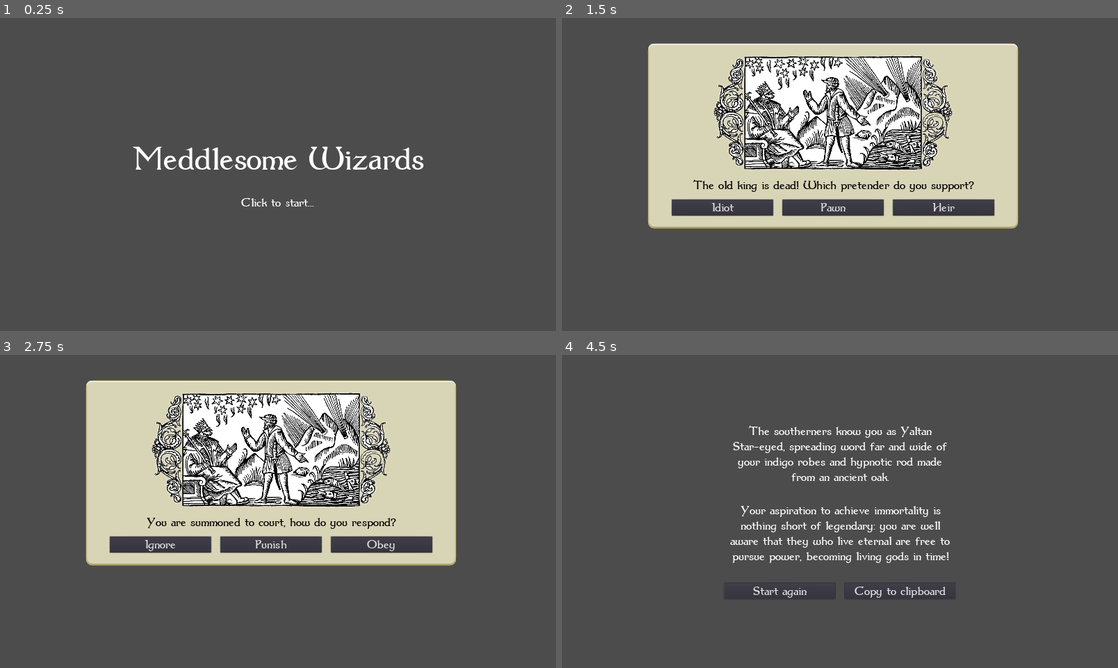
Above: before the commit, frames 1-4 (two rows, left to right).
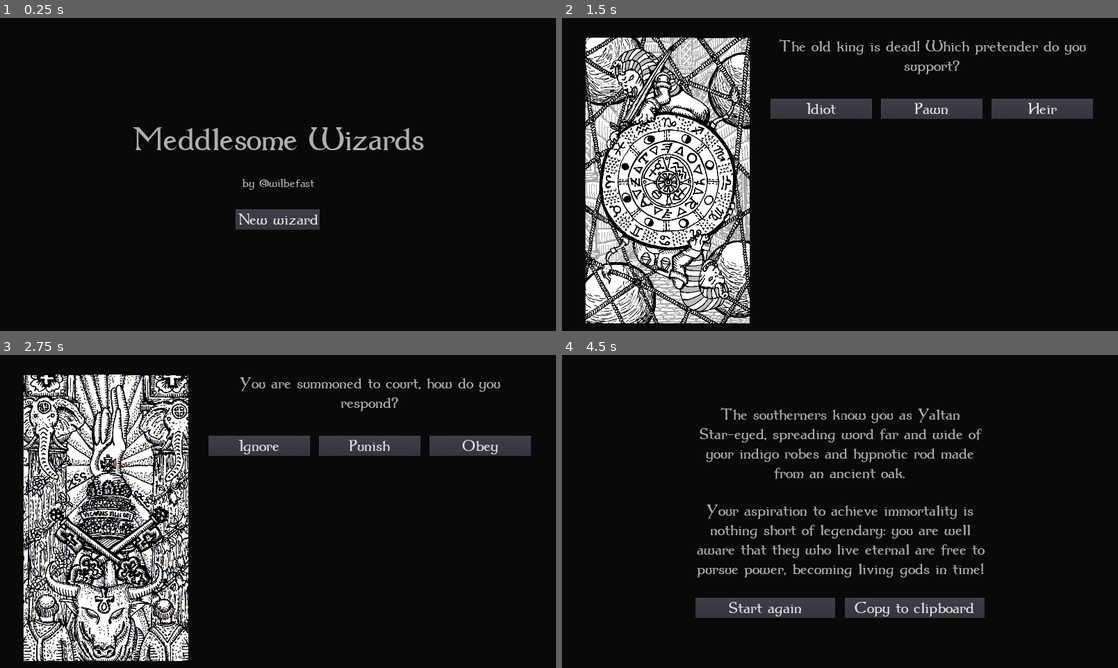
Above: after the commit, the same moments.

Repository: wilbefast/MeddlesomeMages
Game: Godot game, scene res://scenes/Main.tscn
Two runs of this game, one before a commit and one after it. Both use one fixed random seed, a clock stepped at 60 frames per second and the inputs below.
Inputs (mouse positions are in pixels of both pictures, inside the frame that each line leads up to):
- Up to frame 1 (0.25 s): no input
- Up to frame 2 (1.5 s): click (840, 218) at 0.5 s, where only the run after the commit has a clickable "New wizard"; click "Intriguing" at 1.25 s
- Up to frame 3 (2.75 s): click "Idiot" at 2 s
- Up to frame 4 (4.5 s): click "Ignore" at 2.75 s; click "Fortress" at 3.5 s; click "Avoid" at 4.25 s

The runs differ from the first frame. In frame 1, 99% of the frame differs, in the area x 0-100%, y 0-100%; in frame 2, 95%; in frame 3, 95%; in frame 4, 96%.

Commit message:
images for each dilemma

Diff:
--- a/GodotProject/project.godot
+++ b/GodotProject/project.godot
@@ -26,9 +26,11 @@
 
 [application]
 
-config/name="MeddlesomeWizard"
+config/name="Meddlesome Wizards"
 run/main_scene="res://scenes/Main.tscn"
+boot_splash/bg_color=Color( 0.0392157, 0.0392157, 0.0392157, 1 )
 config/icon="res://icon.png"
+boot_splash/default_clear_color=Color( 0.0392157, 0.0392157, 0.0392157, 1 )
 
 [autoload]
 
@@ -45,4 +47,5 @@
 
 [rendering]
 
+environment/default_clear_color=Color( 0.0392157, 0.0392157, 0.0392157, 1 )
 environment/default_environment="res://default_env.tres"
--- a/GodotProject/resources/Database.gd
+++ b/GodotProject/resources/Database.gd
@@ -256,7 +256,7 @@
 		]
 	}),
 	DilemmaData.new({
-		"image" : "tarot_08.jpg",
+		"image" : "tarot_01.jpg",
 		"question" : "What sort of familiar keeps you company?",
 		"options" : [
 			OptionData.new({
--- a/GodotProject/resources/DilemmaData.gd
+++ b/GodotProject/resources/DilemmaData.gd
@@ -4,7 +4,10 @@
 
 var question
 var options
+var image
 
 func _init(args):
 	question = args["question"]
 	options = args["options"]
+	image = "res://images/" + args["image"]
+	print(image)
--- a/GodotProject/scenes/AttributeModifierLabel.tscn
+++ b/GodotProject/scenes/AttributeModifierLabel.tscn
@@ -3,7 +3,7 @@
 [ext_resource path="res://fonts/dum1.ttf" type="DynamicFontData" id=1]
 
 [sub_resource type="DynamicFont" id=1]
-size = 48
+size = 64
 font_data = ExtResource( 1 )
 
 [node name="AttributeModifierLabel" type="Label"]
@@ -11,7 +11,7 @@
 margin_bottom = 50.0
 rect_min_size = Vector2( 1000, 0 )
 custom_fonts/font = SubResource( 1 )
-custom_colors/font_color = Color( 0, 0, 0, 1 )
+custom_colors/font_color = Color( 0.686275, 0.686275, 0.686275, 1 )
 text = "+X Dolorem"
 valign = 1
 autowrap = true
--- a/GodotProject/scenes/Dilemma.tscn
+++ b/GodotProject/scenes/Dilemma.tscn
@@ -1,107 +1,99 @@
-[gd_scene load_steps=7 format=2]
+[gd_scene load_steps=6 format=2]
 
-[ext_resource path="res://images/9patch.png" type="Texture" id=1]
 [ext_resource path="res://fonts/dum1.ttf" type="DynamicFontData" id=2]
-[ext_resource path="res://images/dilemma.png" type="Texture" id=3]
+[ext_resource path="res://images/tarot_01.jpg" type="Texture" id=3]
 [ext_resource path="res://scripts/Dilemma.gd" type="Script" id=4]
 [ext_resource path="res://scenes/OptionTooltip.tscn" type="PackedScene" id=6]
 
 [sub_resource type="DynamicFont" id=1]
-size = 48
+size = 64
 font_data = ExtResource( 2 )
 
 [node name="Dilemma" type="Control"]
-anchor_left = 0.5
-anchor_right = 0.5
-margin_left = -23.5452
-margin_top = 87.0902
-margin_right = -23.5452
-margin_bottom = 87.0902
+anchor_right = 1.0
+anchor_bottom = 1.0
 script = ExtResource( 4 )
 __meta__ = {
 "_edit_group_": true,
 "_edit_use_anchors_": false
 }
-question_label = NodePath("MarginContainer/VBoxContainer/CenterContainer/VBoxContainer/QuestionLabel")
-option_container = NodePath("MarginContainer/VBoxContainer/CenterContainer/VBoxContainer/OptionContainer")
-option_tooltip = NodePath("MarginContainer/VBoxContainer/OptionTooltip")
+question_label = NodePath("MarginContainer/HBoxContainer/MarginContainer/VBoxContainer/QuestionLabel")
+illustration = NodePath("MarginContainer/HBoxContainer/Illustration")
+option_container = NodePath("MarginContainer/HBoxContainer/MarginContainer/VBoxContainer/OptionContainer")
+option_tooltip = NodePath("MarginContainer/HBoxContainer/MarginContainer/VBoxContainer/OptionTooltip")
 
 [node name="MarginContainer" type="MarginContainer" parent="."]
-anchor_left = 0.5
-anchor_right = 0.5
-margin_left = -640.0
-margin_right = 640.0
-margin_bottom = 672.0
+anchor_right = 1.0
+anchor_bottom = 1.0
+size_flags_horizontal = 3
+size_flags_vertical = 3
+custom_constants/margin_right = 64
+custom_constants/margin_top = 64
+custom_constants/margin_left = 64
+custom_constants/margin_bottom = 64
 __meta__ = {
 "_edit_use_anchors_": false
 }
 
-[node name="VBoxContainer" type="VBoxContainer" parent="MarginContainer"]
-margin_right = 1280.0
-margin_bottom = 672.0
-custom_constants/separation = 32
+[node name="HBoxContainer" type="HBoxContainer" parent="MarginContainer"]
+margin_left = 64.0
+margin_top = 64.0
+margin_right = 1856.0
+margin_bottom = 1016.0
+size_flags_horizontal = 3
+custom_constants/separation = 24
 
-[node name="CenterContainer" type="CenterContainer" parent="MarginContainer/VBoxContainer"]
-margin_right = 1280.0
-margin_bottom = 640.0
-__meta__ = {
-"_edit_use_anchors_": false
-}
-
-[node name="NinePatchRect" type="NinePatchRect" parent="MarginContainer/VBoxContainer/CenterContainer"]
-margin_right = 1280.0
-margin_bottom = 640.0
-rect_min_size = Vector2( 1280, 640 )
-texture = ExtResource( 1 )
-region_rect = Rect2( 0, 0, 130, 130 )
-patch_margin_left = 99
-patch_margin_top = 26
-patch_margin_right = 100
-patch_margin_bottom = 25
-__meta__ = {
-"_edit_use_anchors_": false
-}
-
-[node name="VBoxContainer" type="VBoxContainer" parent="MarginContainer/VBoxContainer/CenterContainer"]
-margin_left = 68.0
-margin_top = 41.0
-margin_right = 1211.0
-margin_bottom = 599.0
-custom_constants/separation = 24
-__meta__ = {
-"_edit_use_anchors_": false
-}
-
-[node name="Illustration" type="TextureRect" parent="MarginContainer/VBoxContainer/CenterContainer/VBoxContainer"]
-margin_right = 1143.0
-margin_bottom = 400.0
-rect_min_size = Vector2( 0, 400 )
+[node name="Illustration" type="TextureRect" parent="MarginContainer/HBoxContainer"]
+margin_right = 600.0
+margin_bottom = 952.0
+rect_min_size = Vector2( 600, 0 )
+size_flags_vertical = 3
 texture = ExtResource( 3 )
 expand = true
 stretch_mode = 6
 
-[node name="QuestionLabel" type="Label" parent="MarginContainer/VBoxContainer/CenterContainer/VBoxContainer"]
-margin_top = 424.0
-margin_right = 1143.0
-margin_bottom = 474.0
+[node name="MarginContainer" type="MarginContainer" parent="MarginContainer/HBoxContainer"]
+margin_left = 624.0
+margin_right = 1792.0
+margin_bottom = 952.0
+size_flags_horizontal = 3
+custom_constants/margin_right = 32
+custom_constants/margin_top = 0
+custom_constants/margin_left = 32
+custom_constants/margin_bottom = 0
+
+[node name="VBoxContainer" type="VBoxContainer" parent="MarginContainer/HBoxContainer/MarginContainer"]
+margin_left = 32.0
+margin_right = 1136.0
+margin_bottom = 952.0
+size_flags_horizontal = 3
+custom_constants/separation = 64
+
+[node name="QuestionLabel" type="Label" parent="MarginContainer/HBoxContainer/MarginContainer/VBoxContainer"]
+margin_right = 1104.0
+margin_bottom = 150.0
+rect_min_size = Vector2( 0, 150 )
+size_flags_horizontal = 3
 custom_fonts/font = SubResource( 1 )
-custom_colors/font_color = Color( 0, 0, 0, 1 )
-text = "Hey bro, these fish are acting super weird man - I'm freaking out!"
+custom_colors/font_color = Color( 0.686275, 0.686275, 0.686275, 1 )
+text = "Dolor doloremque veniam ex. Optio assumenda quo enim laboriosam reiciendis pariatur?"
 align = 1
-valign = 1
+autowrap = true
 
-[node name="OptionContainer" type="HBoxContainer" parent="MarginContainer/VBoxContainer/CenterContainer/VBoxContainer"]
-margin_top = 498.0
-margin_right = 1143.0
-margin_bottom = 558.0
+[node name="OptionContainer" type="HBoxContainer" parent="MarginContainer/HBoxContainer/MarginContainer/VBoxContainer"]
+margin_top = 214.0
+margin_right = 1104.0
+margin_bottom = 274.0
 rect_min_size = Vector2( 0, 60 )
 custom_constants/separation = 32
 alignment = 1
 
-[node name="OptionTooltip" parent="MarginContainer/VBoxContainer" instance=ExtResource( 6 )]
+[node name="OptionTooltip" parent="MarginContainer/HBoxContainer/MarginContainer/VBoxContainer" instance=ExtResource( 6 )]
 anchor_left = 0.0
 anchor_right = 0.0
 margin_left = 0.0
-margin_top = 672.0
-margin_right = 1280.0
-margin_bottom = 672.0
+margin_top = 338.0
+margin_right = 1104.0
+margin_bottom = 338.0
+tooltip_label = NodePath("../MarginContainer/HBoxContainer/VBoxContainer/OptionTooltip/CenterContainer/VBoxContainer/TooltipLabel")
+attribute_modifier_container = NodePath("../MarginContainer/HBoxContainer/VBoxContainer/OptionTooltip/CenterContainer/VBoxContainer/AttributeModifierContainer")
--- a/GodotProject/scenes/GameOver.tscn
+++ b/GodotProject/scenes/GameOver.tscn
@@ -4,11 +4,11 @@
 [ext_resource path="res://scripts/GameOver.gd" type="Script" id=2]
 
 [sub_resource type="DynamicFont" id=1]
-size = 48
+size = 64
 font_data = ExtResource( 1 )
 
 [sub_resource type="DynamicFont" id=2]
-size = 48
+size = 64
 font_data = ExtResource( 1 )
 
 [node name="GameOver" type="Control"]
@@ -31,45 +31,47 @@
 }
 
 [node name="VBoxContainer" type="VBoxContainer" parent="CenterContainer"]
-margin_left = 560.0
-margin_top = 239.0
-margin_right = 1360.0
-margin_bottom = 841.0
+margin_left = 460.0
+margin_top = 127.0
+margin_right = 1460.0
+margin_bottom = 952.0
 custom_constants/separation = 64
 __meta__ = {
 "_edit_use_anchors_": false
 }
 
 [node name="RenownLabel" type="Label" parent="CenterContainer/VBoxContainer"]
-margin_right = 800.0
-margin_bottom = 209.0
-rect_min_size = Vector2( 800, 0 )
+margin_right = 1000.0
+margin_bottom = 277.0
+rect_min_size = Vector2( 1000, 0 )
 custom_fonts/font = SubResource( 1 )
+custom_colors/font_color = Color( 0.686275, 0.686275, 0.686275, 1 )
 text = "The goblins know you as Gremweld the grey, speaking in hushed whispers of your turquoise robes and mighty staff made from a dragon's tooth."
 align = 1
 valign = 1
 autowrap = true
 
 [node name="QuestLabel" type="Label" parent="CenterContainer/VBoxContainer"]
-margin_top = 273.0
-margin_right = 800.0
-margin_bottom = 482.0
-rect_min_size = Vector2( 800, 0 )
+margin_top = 341.0
+margin_right = 1000.0
+margin_bottom = 688.0
+rect_min_size = Vector2( 1000, 0 )
 custom_fonts/font = SubResource( 1 )
+custom_colors/font_color = Color( 0.686275, 0.686275, 0.686275, 1 )
 text = "Your quest to leave your mark on the world is the stuff of legend:  you know all too well that history is written by the victors: only through power can one live eternal."
 align = 1
 valign = 1
 autowrap = true
 
 [node name="HBoxContainer" type="HBoxContainer" parent="CenterContainer/VBoxContainer"]
-margin_top = 546.0
-margin_right = 800.0
-margin_bottom = 602.0
+margin_top = 752.0
+margin_right = 1000.0
+margin_bottom = 825.0
 custom_constants/separation = 32
 
 [node name="RestartButton" type="Button" parent="CenterContainer/VBoxContainer/HBoxContainer"]
-margin_right = 384.0
-margin_bottom = 56.0
+margin_right = 484.0
+margin_bottom = 73.0
 size_flags_horizontal = 3
 custom_fonts/font = SubResource( 2 )
 text = "Start again"
@@ -78,9 +80,9 @@
 }
 
 [node name="ClipboardButton" type="Button" parent="CenterContainer/VBoxContainer/HBoxContainer"]
-margin_left = 416.0
-margin_right = 800.0
-margin_bottom = 56.0
+margin_left = 516.0
+margin_right = 1000.0
+margin_bottom = 73.0
 size_flags_horizontal = 3
 custom_fonts/font = SubResource( 2 )
 text = "Copy to clipboard"
--- a/GodotProject/scenes/Option.tscn
+++ b/GodotProject/scenes/Option.tscn
@@ -3,13 +3,17 @@
 [ext_resource path="res://fonts/dum1.ttf" type="DynamicFontData" id=1]
 [ext_resource path="res://scripts/Option.gd" type="Script" id=2]
 
-[sub_resource type="DynamicFont" id=3]
-size = 48
+[sub_resource type="DynamicFont" id=1]
+size = 64
 font_data = ExtResource( 1 )
 
 [node name="Option" type="Control"]
-margin_right = 350.0
-rect_min_size = Vector2( 350, 0 )
+anchor_left = 0.5
+anchor_right = 0.5
+margin_left = -175.0
+margin_right = 175.0
+margin_bottom = 60.0
+rect_min_size = Vector2( 350, 60 )
 script = ExtResource( 2 )
 __meta__ = {
 "_edit_group_": true,
@@ -17,9 +21,13 @@
 }
 
 [node name="Button" type="Button" parent="."]
-margin_right = 350.0
-margin_bottom = 56.0
-custom_fonts/font = SubResource( 3 )
+anchor_left = 0.5
+anchor_right = 0.5
+margin_left = -175.0
+margin_right = 175.0
+margin_bottom = 60.0
+rect_min_size = Vector2( 0, 60 )
+custom_fonts/font = SubResource( 1 )
 text = "Lorem ipsum"
 __meta__ = {
 "_edit_use_anchors_": false,
--- a/GodotProject/scenes/OptionTooltip.tscn
+++ b/GodotProject/scenes/OptionTooltip.tscn
@@ -1,11 +1,10 @@
-[gd_scene load_steps=5 format=2]
+[gd_scene load_steps=4 format=2]
 
 [ext_resource path="res://fonts/dum1.ttf" type="DynamicFontData" id=1]
-[ext_resource path="res://images/9patch.png" type="Texture" id=2]
 [ext_resource path="res://scripts/OptionTooltip.gd" type="Script" id=3]
 
 [sub_resource type="DynamicFont" id=1]
-size = 48
+size = 64
 font_data = ExtResource( 1 )
 
 [node name="OptionTooltip" type="Control"]
@@ -18,47 +17,27 @@
 "_edit_group_": true,
 "_edit_use_anchors_": false
 }
-tooltip_label = NodePath("CenterContainer/VBoxContainer/TooltipLabel")
-attribute_modifier_container = NodePath("CenterContainer/VBoxContainer/AttributeModifierContainer")
+tooltip_label = NodePath("VBoxContainer/TooltipLabel")
+attribute_modifier_container = NodePath("VBoxContainer/AttributeModifierContainer")
 
-[node name="CenterContainer" type="CenterContainer" parent="."]
-margin_right = 40.0
-margin_bottom = 40.0
-__meta__ = {
-"_edit_use_anchors_": false
-}
-
-[node name="NinePatchRect" type="NinePatchRect" parent="CenterContainer"]
-margin_right = 1280.0
-margin_bottom = 300.0
-rect_min_size = Vector2( 1280, 300 )
-texture = ExtResource( 2 )
-region_rect = Rect2( 0, 0, 130, 130 )
-patch_margin_left = 99
-patch_margin_top = 26
-patch_margin_right = 100
-patch_margin_bottom = 25
-__meta__ = {
-"_edit_use_anchors_": false
-}
-
-[node name="VBoxContainer" type="VBoxContainer" parent="CenterContainer"]
-margin_left = 140.0
-margin_top = 82.0
-margin_right = 1140.0
-margin_bottom = 217.0
+[node name="VBoxContainer" type="VBoxContainer" parent="."]
+anchor_left = 0.5
+anchor_right = 0.5
+margin_left = -500.0
+margin_right = 500.0
+margin_bottom = 239.0
 custom_constants/separation = 32
 __meta__ = {
 "_edit_use_anchors_": false
 }
 
-[node name="TooltipLabel" type="Label" parent="CenterContainer/VBoxContainer"]
+[node name="TooltipLabel" type="Label" parent="VBoxContainer"]
 margin_right = 1000.0
-margin_bottom = 103.0
-rect_min_size = Vector2( 1000, 0 )
+margin_bottom = 140.0
+rect_min_size = Vector2( 0, 140 )
 custom_fonts/font = SubResource( 1 )
-custom_colors/font_color = Color( 0, 0, 0, 1 )
-text = "Neque porro quisquam est qui dolorem ipsum quia dolor sit amet, consectetur, adipisci velit..."
+custom_colors/font_color = Color( 0.686275, 0.686275, 0.686275, 1 )
+text = "Neque porro quisquam est qui dolorem ipsum quia dolor sit amet."
 align = 1
 valign = 1
 autowrap = true
@@ -66,8 +45,8 @@
 "_edit_use_anchors_": false
 }
 
-[node name="AttributeModifierContainer" type="VBoxContainer" parent="CenterContainer/VBoxContainer"]
-margin_top = 135.0
+[node name="AttributeModifierContainer" type="VBoxContainer" parent="VBoxContainer"]
+margin_top = 172.0
 margin_right = 1000.0
-margin_bottom = 135.0
+margin_bottom = 172.0
 custom_constants/separation = 16
--- a/GodotProject/scenes/Title.tscn
+++ b/GodotProject/scenes/Title.tscn
@@ -1,16 +1,18 @@
-[gd_scene load_steps=5 format=2]
+[gd_scene load_steps=6 format=2]
 
 [ext_resource path="res://fonts/dum1.ttf" type="DynamicFontData" id=1]
 [ext_resource path="res://scripts/Title.gd" type="Script" id=2]
 
-
-
-[sub_resource type="DynamicFont" id=1]
+[sub_resource type="DynamicFont" id=2]
 size = 128
 font_data = ExtResource( 1 )
 
-[sub_resource type="DynamicFont" id=2]
+[sub_resource type="DynamicFont" id=3]
 size = 48
+font_data = ExtResource( 1 )
+
+[sub_resource type="DynamicFont" id=1]
+size = 64
 font_data = ExtResource( 1 )
 
 [node name="Title" type="Control"]
@@ -31,15 +33,16 @@
 
 [node name="VBoxContainer" type="VBoxContainer" parent="CenterContainer"]
 margin_left = 449.0
-margin_top = 417.0
+margin_top = 348.0
 margin_right = 1470.0
-margin_bottom = 663.0
+margin_bottom = 731.0
 custom_constants/separation = 64
 
 [node name="TitleLabel" type="Label" parent="CenterContainer/VBoxContainer"]
 margin_right = 1021.0
 margin_bottom = 132.0
-custom_fonts/font = SubResource( 1 )
+custom_fonts/font = SubResource( 2 )
+custom_colors/font_color = Color( 0.686275, 0.686275, 0.686275, 1 )
 text = "Meddlesome Wizards"
 align = 1
 valign = 1
@@ -48,7 +51,27 @@
 margin_top = 196.0
 margin_right = 1021.0
 margin_bottom = 246.0
-custom_fonts/font = SubResource( 2 )
-text = "Click to start..."
+custom_fonts/font = SubResource( 3 )
+custom_colors/font_color = Color( 0.686275, 0.686275, 0.686275, 1 )
+text = "by @wilbefast"
 align = 1
 valign = 1
+
+[node name="CenterContainer" type="CenterContainer" parent="CenterContainer/VBoxContainer"]
+margin_top = 310.0
+margin_right = 1021.0
+margin_bottom = 383.0
+
+[node name="StartButton" type="Button" parent="CenterContainer/VBoxContainer/CenterContainer"]
+margin_left = 364.0
+margin_right = 656.0
+margin_bottom = 73.0
+rect_min_size = Vector2( 0, 60 )
+size_flags_horizontal = 0
+custom_fonts/font = SubResource( 1 )
+text = "New wizard"
+__meta__ = {
+"_edit_use_anchors_": false,
+"_editor_description_": ""
+}
+[connection signal="pressed" from="CenterContainer/VBoxContainer/CenterContainer/StartButton" to="." method="_on_StartButton_pressed"]
--- a/GodotProject/scripts/Dilemma.gd
+++ b/GodotProject/scripts/Dilemma.gd
@@ -5,6 +5,7 @@
 signal on_resolved(option)
 
 export(NodePath) var question_label
+export(NodePath) var illustration
 export(NodePath) var option_container
 export(NodePath) var option_tooltip
 
@@ -12,6 +13,9 @@
 	# Hide tooltip
 	var option_tooltip_node = get_node(option_tooltip)
 	option_tooltip_node.show_option(null)
+
+	# Set illustration
+	get_node(illustration).texture = load(dilemma_data.image)
 
 	# Set questions
 	get_node(question_label).text = dilemma_data.question
--- a/GodotProject/scripts/OptionTooltip.gd
+++ b/GodotProject/scripts/OptionTooltip.gd
@@ -14,13 +14,17 @@
 	if do_show and new_option_data != null:
 		# Tooltip description
 		option_data = new_option_data
-		get_node(tooltip_label).text = option_data.tooltip
+		# This is broken for reasons I can't fathom
+		#get_node(tooltip_label).text = option_data.tooltip
+		$VBoxContainer/TooltipLabel.text = option_data.tooltip
 
 		# Tooltip breakdown
-		var attitude_modifier_container_node = get_node(attribute_modifier_container)
+		# This is broken for reasons I can't fathom
+		#var attribute_modifier_container_node = get_node(attribute_modifier_container)
+		var attribute_modifier_container_node = $VBoxContainer/AttributeModifierContainer
 		for attribute in option_data.attribute_modifiers:
 			var modifier_label = AttributeModifierLabel.instance()
-			attitude_modifier_container_node.add_child(modifier_label)
+			attribute_modifier_container_node.add_child(modifier_label)
 
 			var modifier_value = option_data.attribute_modifiers[attribute]
 			assert(modifier_value != 0)
@@ -31,8 +35,11 @@
 		# all done, show it off
 		show()
 	else:
+		# This is broken for reasons I can't fathom
+		#var attribute_modifier_container_node = get_node(attribute_modifier_container)
+		var attribute_modifier_container_node = $VBoxContainer/AttributeModifierContainer
+		assert(attribute_modifier_container_node != null)
 		option_data = null
-		var attitude_modifier_container_node = get_node(attribute_modifier_container)
-		for attitude_modifier_label in attitude_modifier_container_node.get_children():
-			attitude_modifier_label.queue_free()
+		for attribute_modifier_label in attribute_modifier_container_node.get_children():
+			attribute_modifier_label.queue_free()
 		hide()
--- a/GodotProject/scripts/Title.gd
+++ b/GodotProject/scripts/Title.gd
@@ -2,7 +2,5 @@
 
 signal on_start
 
-func _gui_input(event):
-	if event is InputEventMouseButton and event.pressed:
-		accept_event()
-		emit_signal("on_start")
+func _on_StartButton_pressed():
+	emit_signal("on_start")
Binary file added: GodotProject/images/tarot_01.jpg
Not shown, added: GodotProject/images/tarot_01.jpg.import
Binary file added: GodotProject/images/tarot_05.jpg
Not shown, added: GodotProject/images/tarot_05.jpg.import
Binary file added: GodotProject/images/tarot_09.jpg
Not shown, added: GodotProject/images/tarot_09.jpg.import
Binary file added: GodotProject/images/tarot_10.jpg
Not shown, added: GodotProject/images/tarot_10.jpg.import
Binary file added: GodotProject/images/tarot_12.jpg
Not shown, added: GodotProject/images/tarot_12.jpg.import
Binary file added: GodotProject/images/tarot_13.jpg
Not shown, added: GodotProject/images/tarot_13.jpg.import
(and 8 more such lines)
